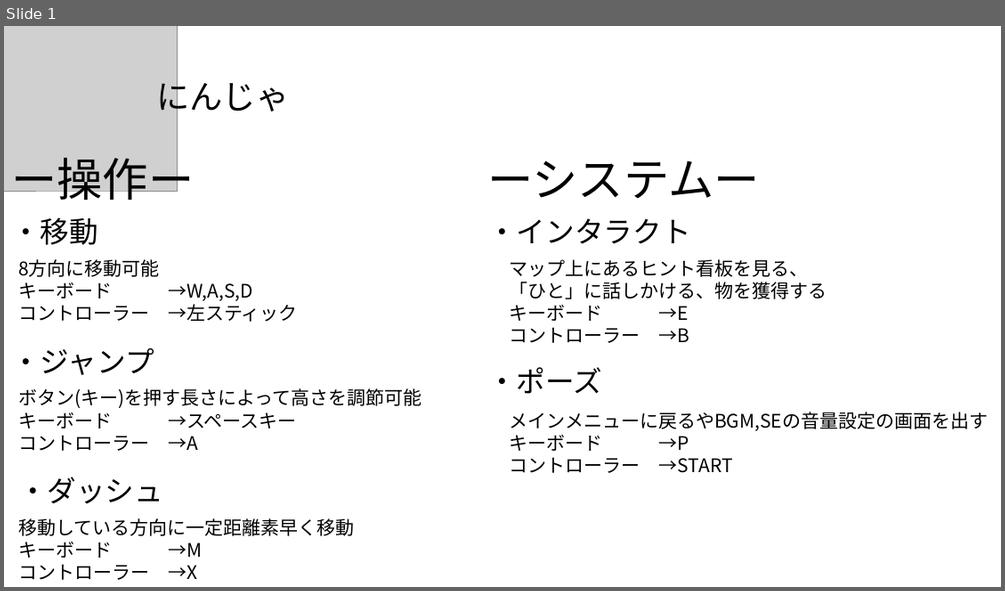
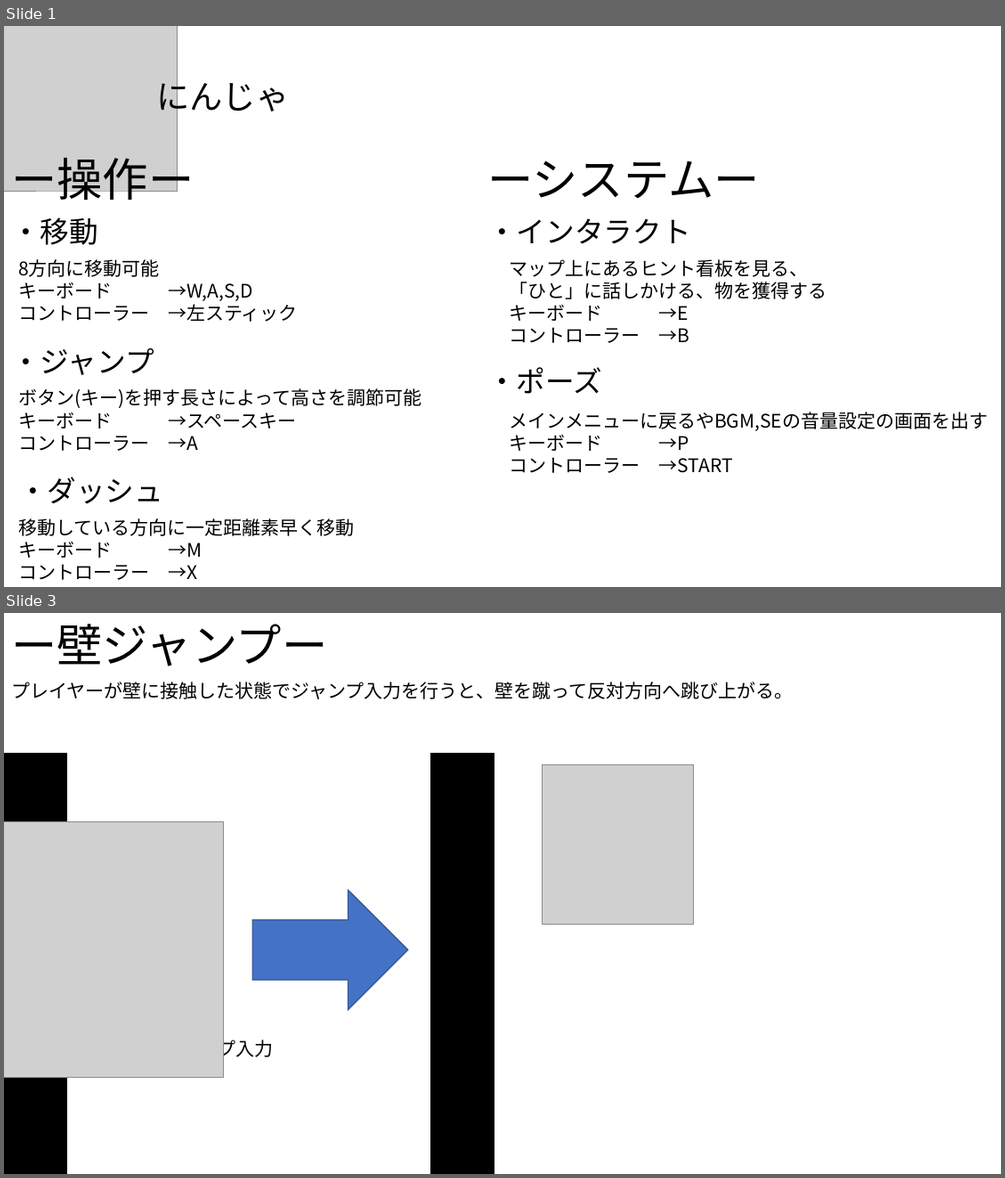
Before and after one commit to Shingo-Takenaka/Employment-work, a slide deck: 仕様書/Ninja.pptx. Shown one above the other, each under a label of ours: slide 1 before the commit, slides 1 and 3 after it; the slides between them are not shown. The pictures are 1005x591 and 1005x1178 pixels, drawn with LibreOffice and Linux fonts; fonts in the diff are those of the drawing; grey boxes stand for pictures. Boxes give left, top, right and bottom in pixels: in the first picture for what was removed or moved away, otherwise in the second. Text is boxed around its words. In the diff, an @@ line names an element or a change of style, - is before the commit and + after.

Commit message:
ロケランボスとプレイヤーの壁ジャンプ追加
企画書修正

```diff
--- a/仕様書/Ninja.pptx
+++ b/仕様書/Ninja.pptx
@@ slide 3 added at bbox=[4, 613, 1001, 1174], background #FFFFFF @@
@@ text added at bbox=[11, 624, 327, 666], 44 pt, text #000000 @@
+ー壁ジャンプー
@@ text added at bbox=[11, 682, 793, 699], 18 pt, text #000000 @@
+プレイヤーが壁に接触した状態でジャンプ入力を行うと、壁を蹴って反対方向へ跳び上がる。
@@ rectangle added at bbox=[4, 753, 67, 1174], fill #000000, outline #000000 1 pt @@
@@ rectangle added at bbox=[431, 753, 494, 1174], fill #000000, outline #000000 1 pt @@
@@ picture added at bbox=[542, 765, 694, 925] @@
@@ picture added at bbox=[4, 822, 224, 1078] @@
@@ right arrow added at bbox=[252, 890, 408, 1009], fill #4472C4, outline #325491 1 pt @@
@@ text added at bbox=[69, 1037, 273, 1060], 18 pt, text #000000 @@
+この状態でジャンプ入力
```
Also in this commit, not shown: 2 other slides added, 20 other files.
